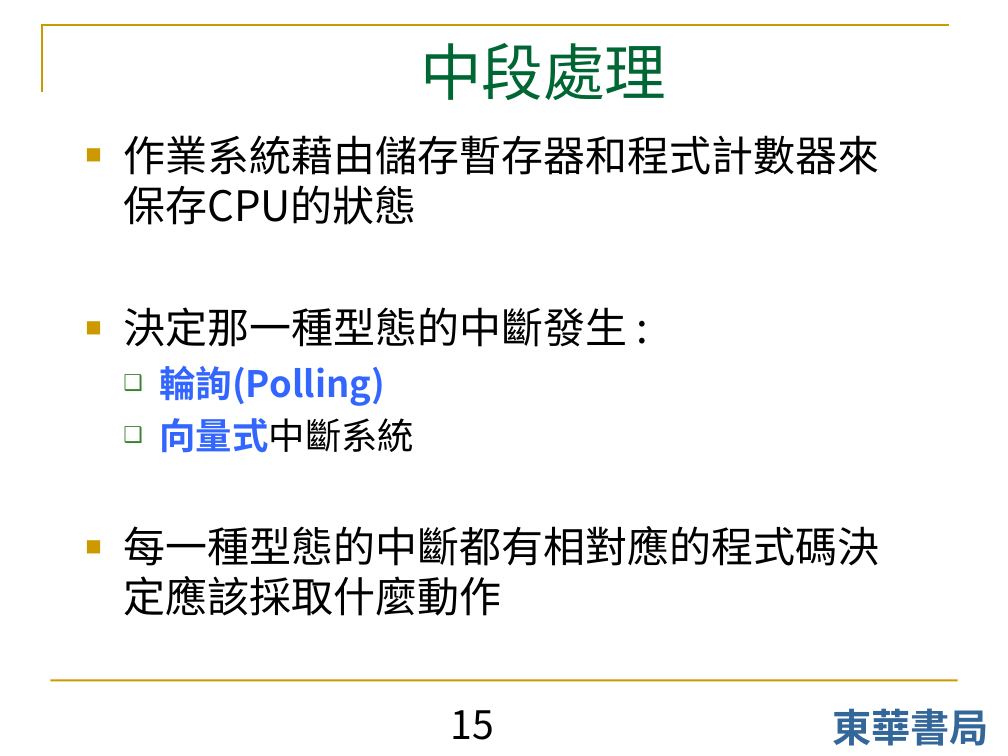
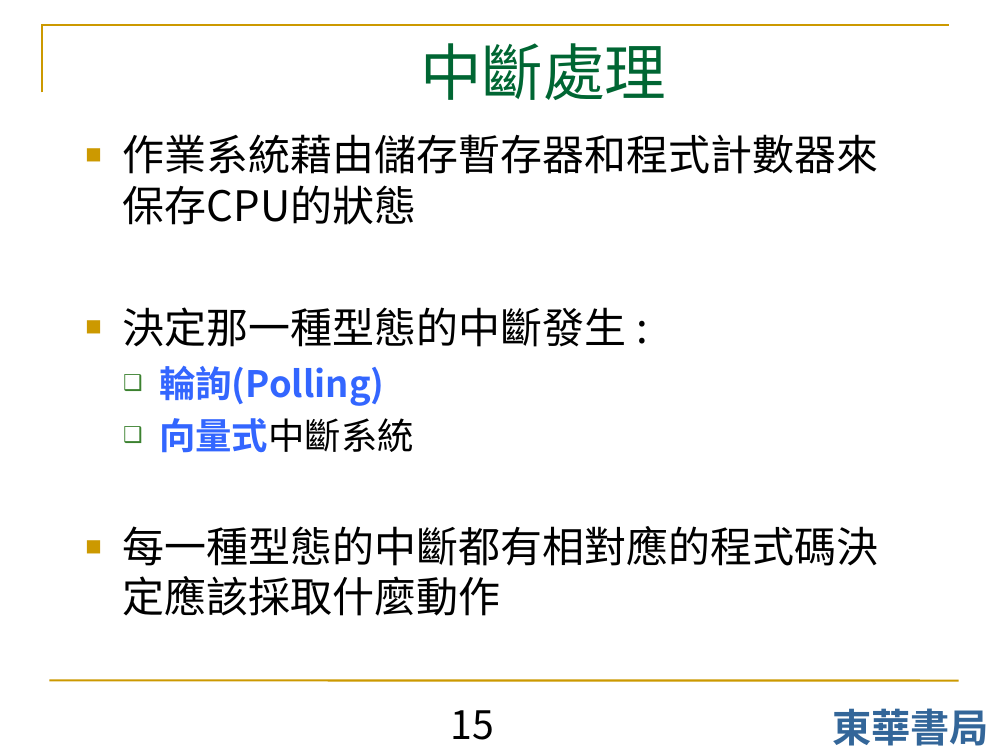
Before and after one commit to shouzo/Operating-System_pages, a slide deck: slide 15 of class-tutorial/chapter_1.ppt. Drawn at 1008x756 pixels with LibreOffice and Linux fonts; fonts in the diff are those of the drawing. Boxes give left, top, right and bottom in pixels: in the first picture for what was removed or moved away, otherwise in the second. Text is boxed around its words. In the diff, an @@ line names an element or a change of style, - is before the commit and + after.

```diff
--- a/class-tutorial/chapter_1.ppt
+++ b/class-tutorial/chapter_1.ppt
@@ text at [420,43,666,100]: text changed @@
-中段處理
+中斷處理
@@ text at [123,134,879,616]: indent changed @@
```
Also in this commit, not shown: 45 other slides changed, 1 other file.
